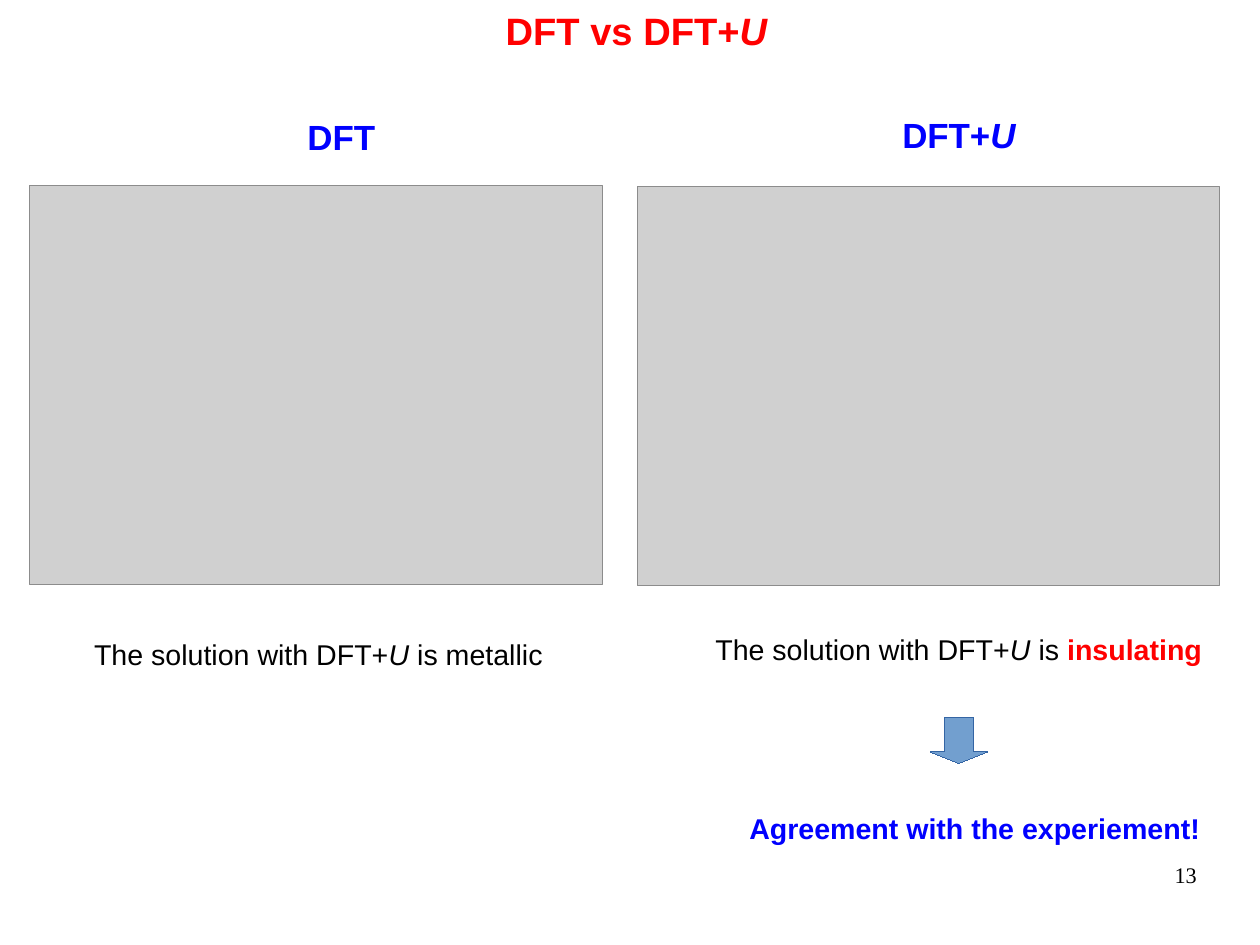
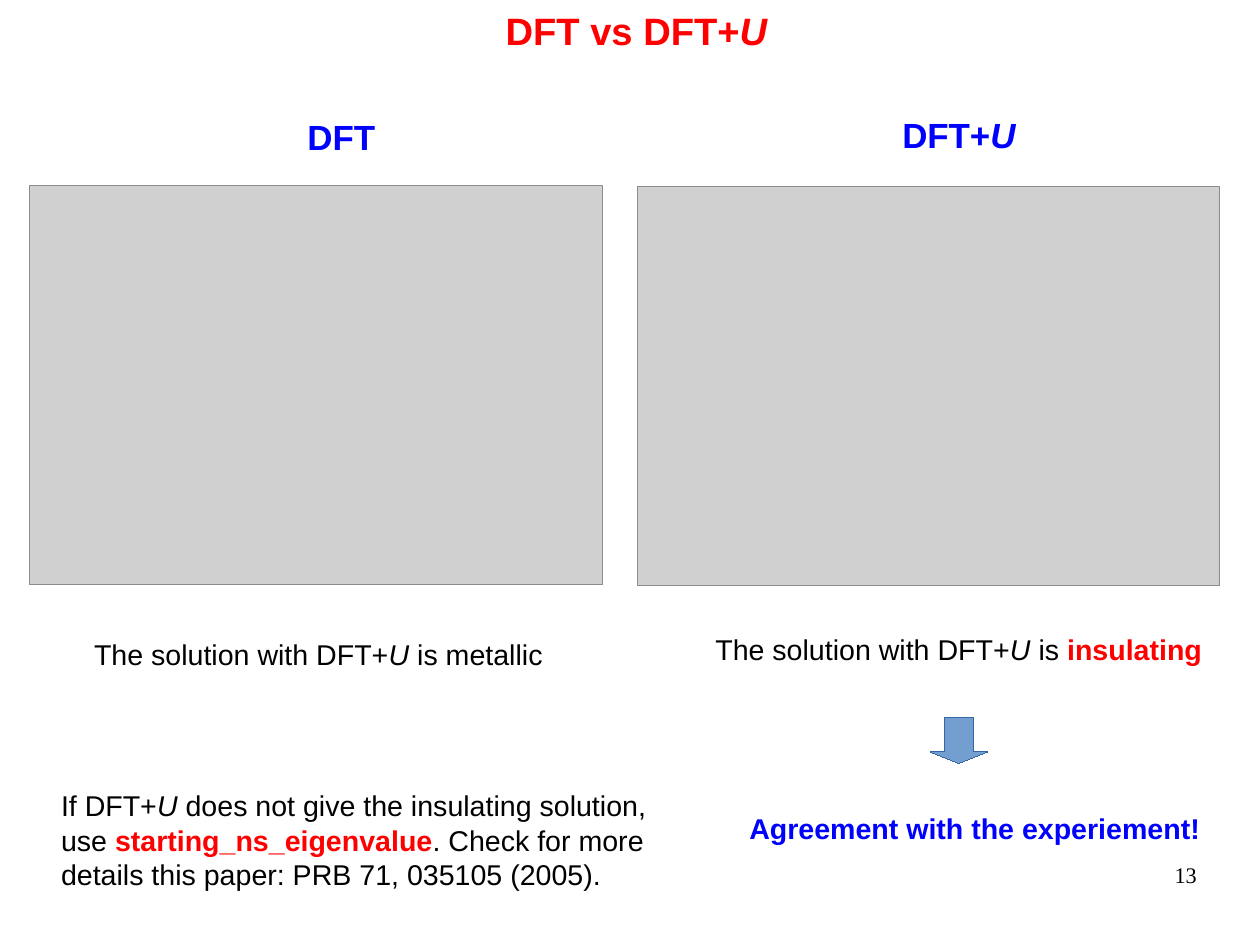
Before and after one commit to thepranab/materials-for-max-qe2021-online-school, a slide deck: slide 13 of slides.sources/handson-day4.odp. Drawn at 1260x945 pixels with LibreOffice and Linux fonts; fonts in the diff are those of the drawing; grey boxes stand for pictures. Boxes give left, top, right and bottom in pixels: in the first picture for what was removed or moved away, otherwise in the second. Text is boxed around its words. In the diff, an @@ line names an element or a change of style, - is before the commit and + after.

Commit message:
Updates slides for Day-4

```diff
--- a/slides.sources/handson-day4.odp
+++ b/slides.sources/handson-day4.odp
@@ text added at (61, 795, 646, 891), 18 pt, text #000000 @@
+If DFT+U does not give the insulating solution,
+use starting_ns_eigenvalue. Check for more
+details this paper: PRB 71, 035105 (2005).
```
Also in this commit, not shown: 1 other file.
